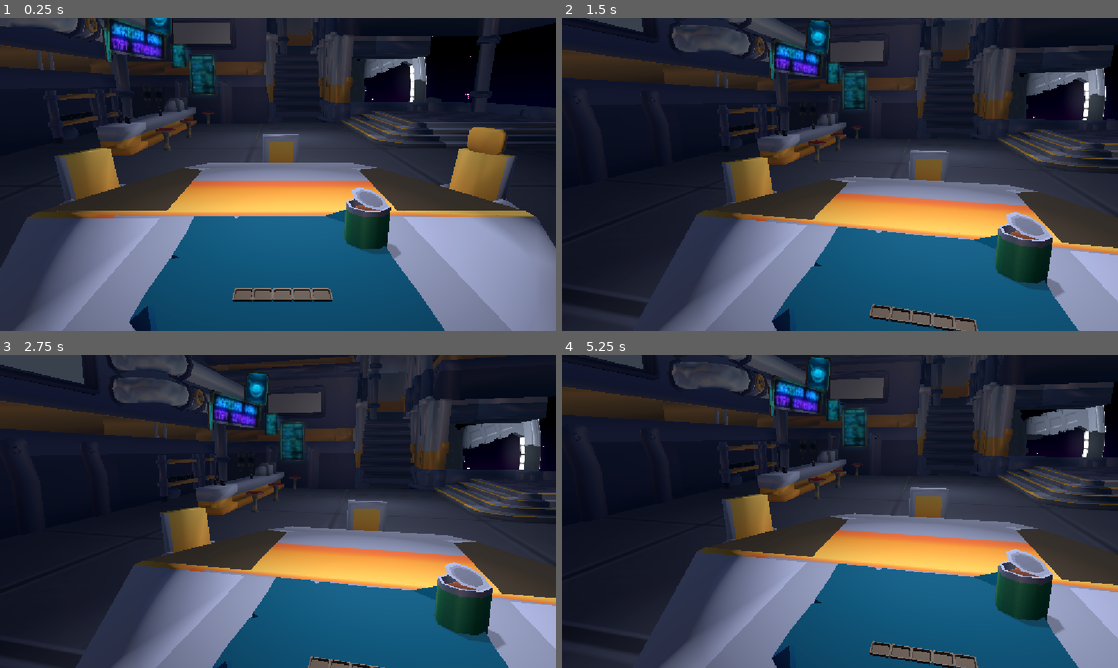
Above: before the commit, frames 1-4 (two rows, left to right).
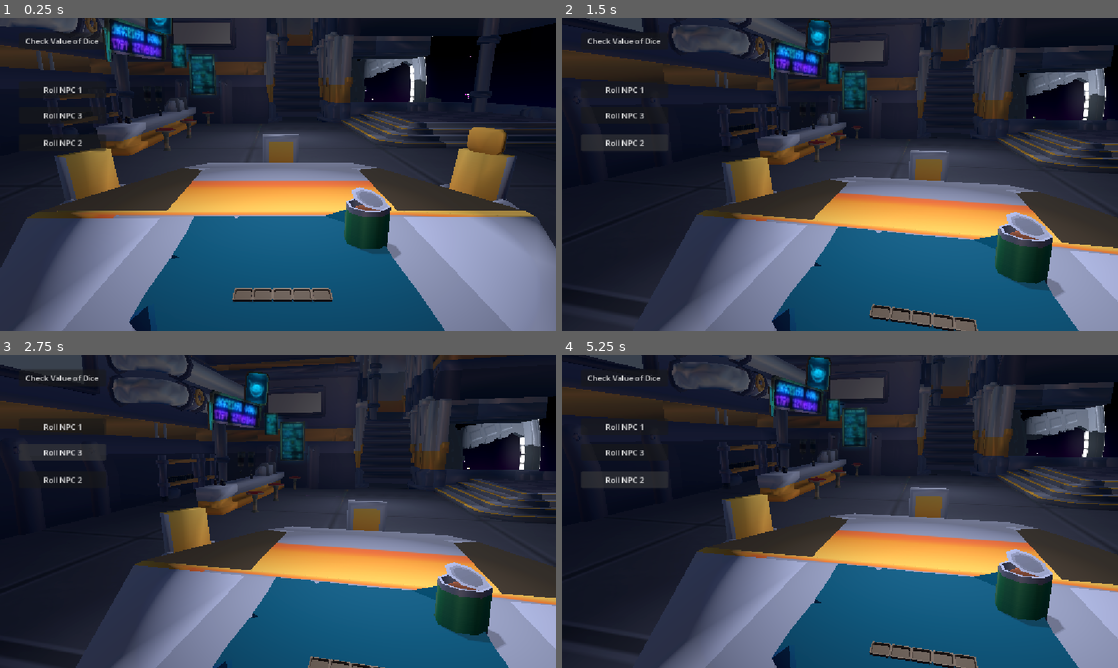
Above: after the commit, the same moments.

Repository: broskiiiadactyl/dice_game
Game: Godot game, scene res://Main.tscn
Two runs of this game, one before a commit and one after it. Both use one fixed random seed, a clock stepped at 60 frames per second and the inputs below.
Inputs (mouse positions are in pixels of both pictures, inside the frame that each line leads up to):
- Up to frame 1 (0.25 s): no input
- Up to frame 2 (1.5 s): click (623, 89) at 0.5 s, where only the run after the commit has a clickable "Roll NPC 1"; click (623, 143) at 1.25 s, where only the run after the commit has a clickable "Roll NPC 2"
- Up to frame 3 (2.75 s): click (61, 452) at 2 s, where only the run after the commit has a clickable "Roll NPC 3"
- Up to frame 4 (5.25 s): click (623, 376) at 2.75 s, where only the run after the commit has a clickable "Check Value of Dice"; click (623, 376) at 3.5 s, where only the run after the commit has a clickable "Check Value of Dice"; click (623, 426) at 4.25 s, where only the run after the commit has a clickable "Roll NPC 1"; click (623, 480) at 5 s, where only the run after the commit has a clickable "Roll NPC 2"

The runs differ from the first frame. In frame 1, 0.5% of the frame differs, in the area x 3-20%, y 4-43%; in frame 2, 1.0%, in the area x 3-19%, y 6-43%; in frame 3, 0.8%; in frame 4, 1.0%.

Commit message:
moved public information from global to node

Diff:
--- a/Main.tscn
+++ b/Main.tscn
@@ -9,6 +9,7 @@
 [ext_resource type="PackedScene" uid="uid://flx3ui8q2vt8" path="res://Assets/Environment/Scenes/space_station.tscn" id="6_3dxm6"]
 [ext_resource type="PackedScene" uid="uid://bgbcvblyeperi" path="res://Assets/Tables/Scenes/playmat.tscn" id="7_03owx"]
 [ext_resource type="Script" uid="uid://bufpjyasx4wsp" path="res://Scripts/debug_control.gd" id="8_trn2v"]
+[ext_resource type="Script" uid="uid://dtwcuioakae7f" path="res://public_informationon.gd" id="10_wkp8b"]
 
 [sub_resource type="PanoramaSkyMaterial" id="PanoramaSkyMaterial_lgr22"]
 panorama = ExtResource("2_3dxm6")
@@ -205,7 +206,6 @@
 spot_angle = 17.065355
 
 [node name="DebugControl" type="Control" parent="." unique_id=1723807975]
-visible = false
 layout_mode = 3
 anchors_preset = 15
 anchor_right = 1.0
@@ -266,3 +266,7 @@
 grow_horizontal = 2
 grow_vertical = 2
 text = "Roll NPC 3"
+
+[node name="PublicInformation" type="Node" parent="." unique_id=1716966828]
+unique_name_in_owner = true
+script = ExtResource("10_wkp8b")
--- a/Scripts/debug_control.gd
+++ b/Scripts/debug_control.gd
@@ -16,10 +16,10 @@
 	print('this is a test!')
 
 func _roll_npc1_dice():
-	PublicInformation.determine_npc_dice("npc1")
+	%PublicInformation.determine_npc_dice("npc1")
 
 func _roll_npc2_dice():
-	PublicInformation.determine_npc_dice("npc2")
+	%PublicInformation.determine_npc_dice("npc2")
 
 func _roll_npc3_dice():
-	PublicInformation.determine_npc_dice("npc3")
+	%PublicInformation.determine_npc_dice("npc3")
--- a/project.godot
+++ b/project.godot
@@ -18,7 +18,6 @@
 [autoload]
 
 Globals="*uid://c0ete5yps11qb"
-PublicInformation="*uid://cugpqgwhiajqp"
 
 [display]
 
--- a/public_information.gd
+++ b/public_informationon.gd
@@ -53,7 +53,6 @@
 	var roll = 0
 
 	#clear the array, then generate a number for each dice they have left
-
 	results_dict[npc].clear()
 	for dice in range(handsize_dict[npc]):
 		roll = randi_range(1,6)
Not shown, removed: public_information.gd.uid
Not shown, added: public_informationon.gd.uid
